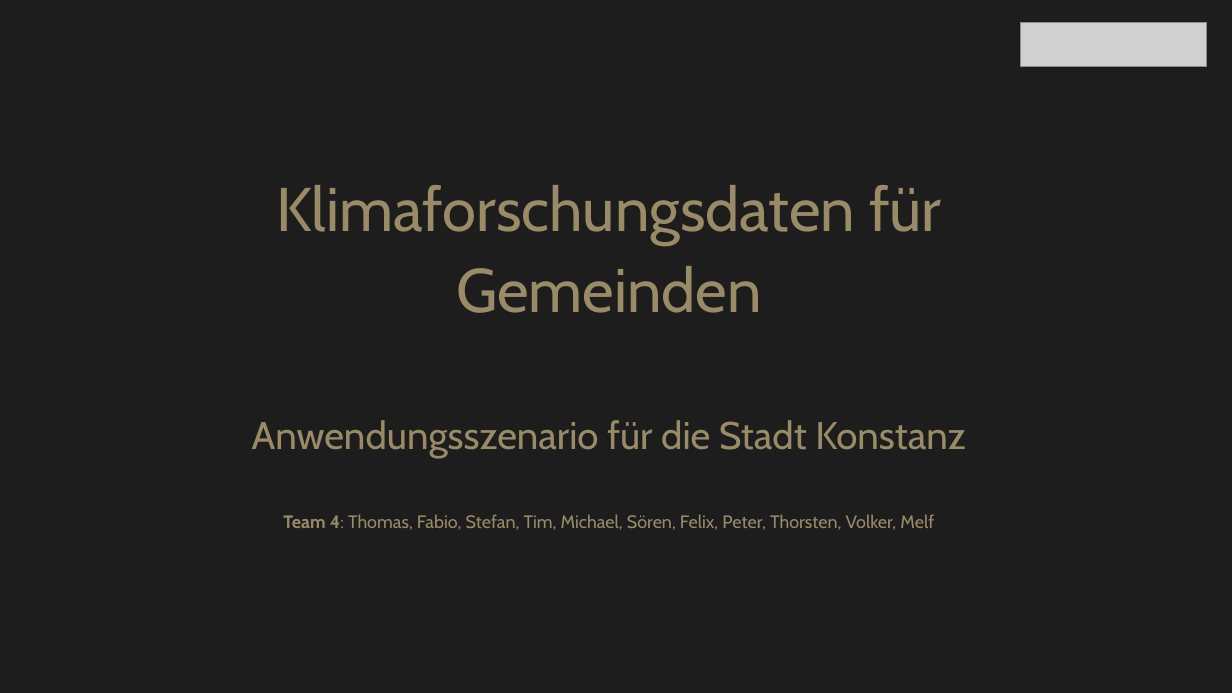
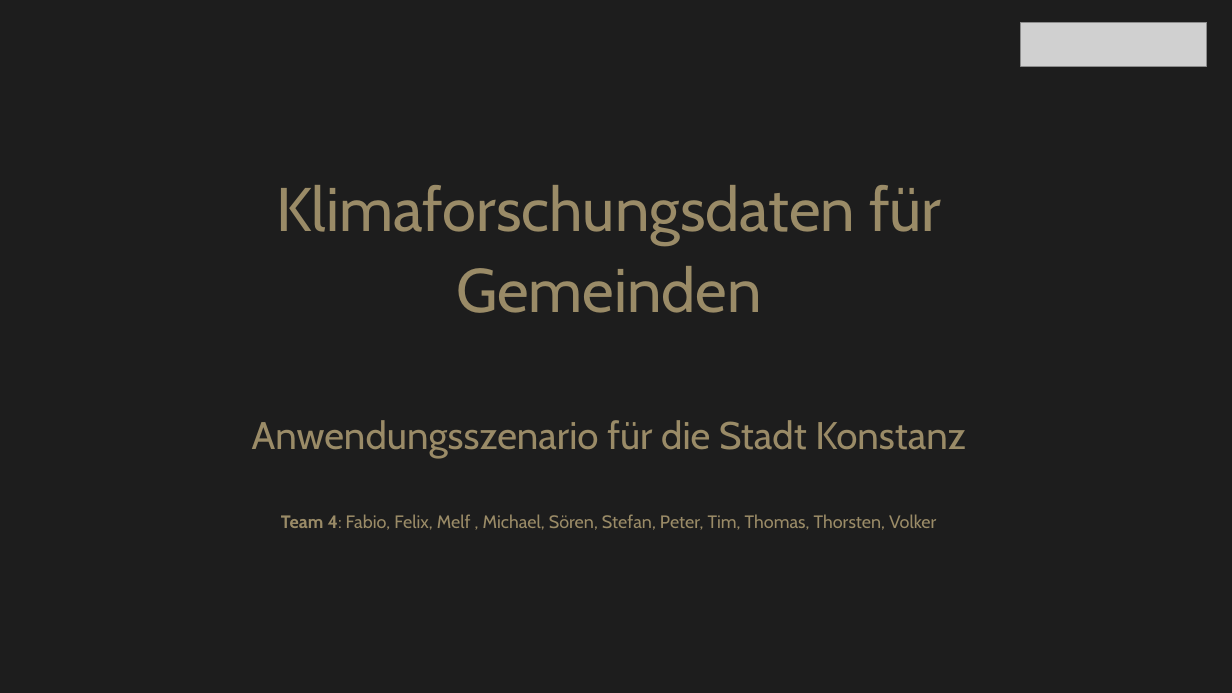
Before and after one commit to stefan-scholz/klimaforschungsdaten, a slide deck: slide 1 of docs/pitchdeck.pptx. Drawn at 1232x693 pixels with LibreOffice and Linux fonts; fonts in the diff are those of the drawing; grey boxes stand for pictures. Boxes give left, top, right and bottom in pixels: in the first picture for what was removed or moved away, otherwise in the second. Text is boxed around its words. In the diff, an @@ line names an element or a change of style, - is before the commit and + after.

```diff
--- a/docs/pitchdeck.pptx
+++ b/docs/pitchdeck.pptx
@@ text at box(281, 514, 936, 530): text changed @@
-Team 4: Thomas, Fabio, Stefan, Tim, Michael, Sören, Felix, Peter, Thorsten, Volker, Melf
+Team 4: Fabio, Felix, Melf , Michael, Sören, Stefan, Peter, Tim, Thomas, Thorsten, Volker
```
Also in this commit, not shown: 2 other slides changed, 2 slides added, 1 other file.
